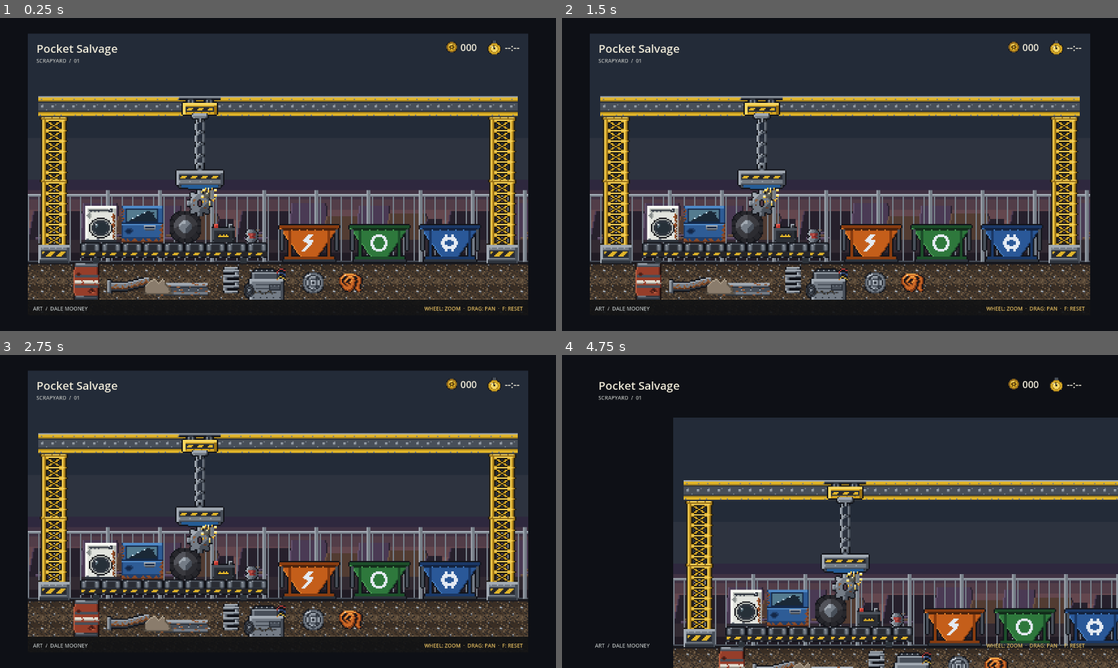
Above: before the commit, frames 1-4 (two rows, left to right).
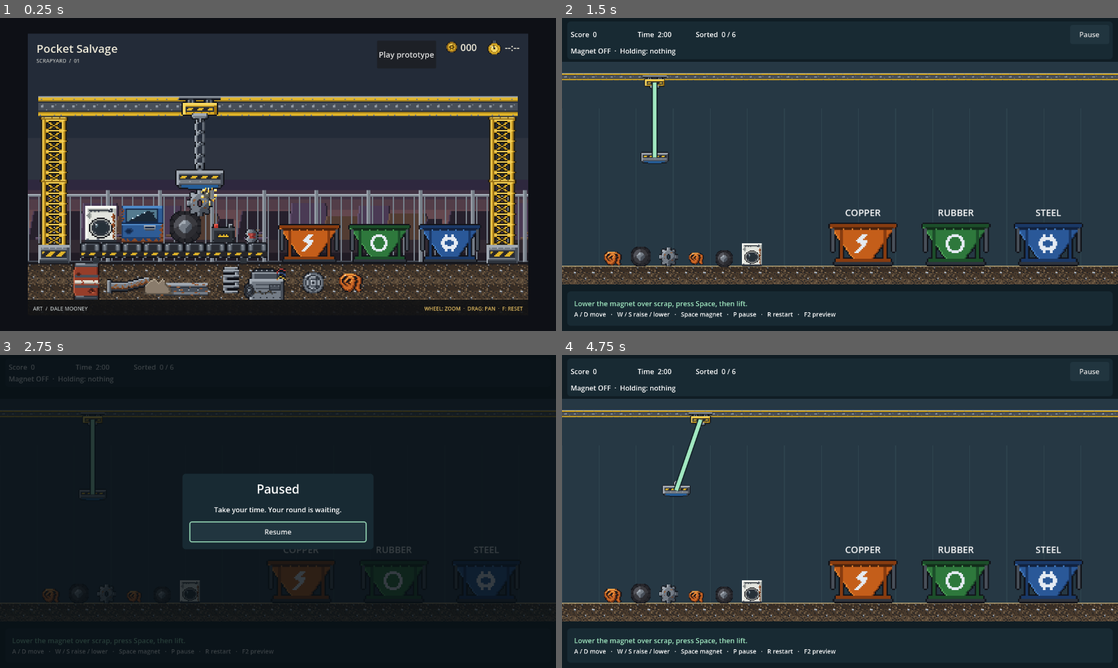
Above: after the commit, the same moments.

Repository: RaresKeY/pocket-salvage
Game: Godot game, scene res://scenes/main.tscn
The game is run twice, just before and just after one commit, with the same random seed, the same clock (stepped at 60 frames per second) and the same inputs.
Inputs (mouse positions are in pixels of both pictures, inside the frame that each line leads up to):
- Up to frame 1 (0.25 s): no input
- Up to frame 2 (1.5 s): click (967, 55) at 0.5 s, where only the run after the commit has a clickable "Play prototype"; click (840, 205) at 1.25 s, where only the run after the commit has a clickable "Start round"
- Up to frame 3 (2.75 s): click (528, 370) at 2 s, where only the run after the commit has a clickable "Pause"
- Up to frame 4 (4.75 s): click (840, 533) at 2.75 s, where only the run after the commit has a clickable "Resume"; tap Space at 3.5, 3.77, 4.07, 4.25 s; move the mouse to (962, 495) at 3.52 s; hold D 3.53-4.25 s; tap P at 3.6 s; click (962, 495) at 3.67 s; tap R at 3.8 s; drag from (728, 527) to (812, 574) at 4.27 s

The runs differ from the first frame. In frame 1, 0.1% of the frame differs, in the area x 68-78%, y 10-14%; in frame 2, 55%; in frame 3, 65%, in the area x 0-100%, y 3-96%; in frame 4, 61%.

Commit message:
Integrate playable salvage round with crane, sorting and HUD

Diff:
--- /dev/null
+++ b/labs/salvage/lab.gd
@@ -0,0 +1,237 @@
+extends Control
+## Playable integration fixture. Subsystems retain their independent labs.
+const Parts = preload("res://scripts/physics/collision_parts_2d.gd")
+const Suspension = preload("res://scripts/crane/suspension_2d.gd")
+const Payload = preload("res://labs/salvage/payload.gd")
+const Layout = preload("res://scripts/level/yard_layout.gd")
+const Backdrop = preload("res://scripts/level/yard_backdrop.gd")
+const Round = preload("res://scripts/round/round_controller.gd")
+const Bin = preload("res://scripts/round/sorting_bin.gd")
+const HUD = preload("res://scripts/ui/round_hud.gd")
+var viewport: SubViewport
+var stage: SubViewportContainer
+var world: Node2D
+var hud: Control
+var round_state: Node
+var suspension: Node2D
+var tip: CharacterBody2D
+var trolley: Sprite2D
+var magnet_sprite: Sprite2D
+var payloads: Array[RigidBody2D] = []
+var bins: Array[Node2D] = []
+var held_body: RigidBody2D
+var magnet_on := false
+var feedback := "Sort copper, rubber and steel into matching bins."
+var feedback_left := 0.0
+var level_variant := 0
+var rebuilding := false
+var finish_reason := ""
+
+func _ready() -> void:
+	var bg := ColorRect.new()
+	bg.color = Color("101d24")
+	bg.set_anchors_and_offsets_preset(PRESET_FULL_RECT)
+	bg.mouse_filter = Control.MOUSE_FILTER_IGNORE
+	add_child(bg)
+	stage = SubViewportContainer.new()
+	stage.stretch = true
+	add_child(stage)
+	viewport = SubViewport.new()
+	viewport.transparent_bg = true
+	viewport.render_target_update_mode = SubViewport.UPDATE_ALWAYS
+	stage.add_child(viewport)
+	round_state = Round.new()
+	add_child(round_state)
+	round_state.changed.connect(_state_changed)
+	round_state.finished.connect(_finished)
+	var hud_layer := CanvasLayer.new()
+	add_child(hud_layer)
+	hud = HUD.new()
+	hud.set_anchors_and_offsets_preset(PRESET_FULL_RECT)
+	hud_layer.add_child(hud)
+	hud.start_requested.connect(start_round)
+	hud.restart_requested.connect(restart_round)
+	hud.pause_requested.connect(toggle_pause)
+	resized.connect(_fit)
+	_build_world()
+	_fit()
+	refresh_hud()
+
+func _fit() -> void:
+	if stage == null: return
+	stage.position = Vector2(0,100)
+	stage.size = Vector2(size.x, maxf(120, size.y - 205))
+	var zoom := minf(stage.size.x / 1200.0, stage.size.y / 480.0)
+	viewport.canvas_transform = Transform2D(0,Vector2.ONE * zoom,0,(stage.size - Vector2(1200,480) * zoom)*0.5)
+
+func _build_world() -> void:
+	rebuilding = true
+	if world != null:
+		viewport.remove_child(world)
+		world.queue_free()
+	payloads.clear()
+	bins.clear()
+	held_body = null
+	magnet_on = false
+	world = Node2D.new()
+	viewport.add_child(world)
+	var layout: Dictionary = Layout.create_layout(level_variant)
+	var backdrop := Backdrop.new()
+	world.add_child(backdrop)
+	backdrop.configure(layout)
+	add_wall(Vector2(600,455),Vector2(1200,30))
+	add_wall(Vector2(-10,240),Vector2(20,480))
+	add_wall(Vector2(1210,240),Vector2(20,480))
+	for entry in layout.scrap:
+		var body := Payload.new()
+		body.configure(entry)
+		world.add_child(body)
+		payloads.append(body)
+	for entry in layout.bins:
+		var bin := Bin.new()
+		bin.configure(entry.material,entry.position,entry.size)
+		world.add_child(bin)
+		bin.delivered.connect(_delivered)
+		bins.append(bin)
+		var label := Label.new()
+		label.text = str(entry.material).to_upper()
+		label.position = entry.position - Vector2(70,80)
+		label.size.x = 140
+		label.horizontal_alignment = HORIZONTAL_ALIGNMENT_CENTER
+		label.add_theme_font_size_override("font_size",20)
+		world.add_child(label)
+	tip = CharacterBody2D.new()
+	tip.collision_layer = 4
+	tip.collision_mask = 1
+	tip.position = layout.crane_anchor + Vector2(0,160)
+	var tip_shape := RectangleShape2D.new()
+	tip_shape.size = Vector2(52,20)
+	Parts.add_solid(tip,tip_shape)
+	world.add_child(tip)
+	magnet_sprite = Sprite2D.new()
+	magnet_sprite.texture = preload("res://assets/bitwright_8x/crane_magnet_01.png")
+	magnet_sprite.scale = Vector2.ONE * 0.2
+	magnet_sprite.texture_filter = CanvasItem.TEXTURE_FILTER_LINEAR
+	tip.add_child(magnet_sprite)
+	trolley = Sprite2D.new()
+	trolley.texture = preload("res://assets/bitwright_8x/crane_trolley.png")
+	trolley.scale = Vector2.ONE * 0.2
+	trolley.texture_filter = CanvasItem.TEXTURE_FILTER_LINEAR
+	world.add_child(trolley)
+	suspension = Suspension.new()
+	world.add_child(suspension)
+	suspension.configure(tip,layout.crane_anchor,160.0)
+	trolley.position = suspension.anchor
+	finish_reason = ""
+	round_state.configure(120.0,payloads.size())
+	rebuilding = false
+	_state_changed()
+
+func add_wall(position: Vector2, dimensions: Vector2) -> void:
+	var wall := StaticBody2D.new()
+	wall.position = position
+	var shape := RectangleShape2D.new()
+	shape.size = dimensions
+	Parts.add_solid(wall,shape)
+	world.add_child(wall)
+
+func start_round() -> void:
+	if round_state.state != &"ready": return
+	round_state.start()
+	feedback = "Lower the magnet over scrap, press Space, then lift."
+	feedback_left = 6.0
+	refresh_hud()
+
+func restart_round() -> void:
+	_build_world()
+	start_round()
+
+func toggle_pause() -> void:
+	if round_state.state == &"running": round_state.set_paused(true)
+	elif round_state.state == &"paused": round_state.set_paused(false)
+
+func _state_changed() -> void:
+	if rebuilding or world == null: return
+	var running: bool = round_state.state == &"running"
+	world.process_mode = Node.PROCESS_MODE_INHERIT if running else Node.PROCESS_MODE_DISABLED
+	for bin in bins: bin.enabled = running
+	refresh_hud()
+
+func _finished(reason: StringName) -> void:
+	finish_reason = "All scrap sorted" if reason == &"all_sorted" else "Time is up"
+	release_load()
+	magnet_on = false
+	refresh_hud()
+
+func _physics_process(delta: float) -> void:
+	if round_state == null or round_state.state != &"running": return
+	var horizontal := float(Input.is_physical_key_pressed(KEY_D) or Input.is_physical_key_pressed(KEY_RIGHT)) - float(Input.is_physical_key_pressed(KEY_A) or Input.is_physical_key_pressed(KEY_LEFT))
+	var reel := float(Input.is_physical_key_pressed(KEY_S) or Input.is_physical_key_pressed(KEY_DOWN)) - float(Input.is_physical_key_pressed(KEY_W) or Input.is_physical_key_pressed(KEY_UP))
+	move_crane(horizontal,reel,delta)
+	if magnet_on and not is_instance_valid(held_body): try_pickup()
+	round_state.tick(delta)
+	feedback_left = maxf(0,feedback_left-delta)
+	refresh_hud()
+
+func move_crane(horizontal: float, reel: float, delta: float) -> void:
+	tip.velocity.x = move_toward(tip.velocity.x,0.0,140.0*delta)
+	suspension.anchor.x = clampf(suspension.anchor.x + horizontal * 220 * delta,80,1120)
+	suspension.cable_length = clampf(suspension.cable_length + reel * 130 * delta,50,335)
+	trolley.position = suspension.anchor
+
+func toggle_magnet() -> void:
+	if round_state.state != &"running": return
+	magnet_on = not magnet_on
+	magnet_sprite.modulate = Color("b8ffdc") if magnet_on else Color.WHITE
+	if not magnet_on: release_load()
+	else: try_pickup()
+	refresh_hud()
+
+func try_pickup() -> void:
+	if not magnet_on or is_instance_valid(held_body): return
+	var candidate: RigidBody2D
+	var nearest := 62.0
+	for body in payloads:
+		if not is_instance_valid(body) or body.delivered or body.held: continue
+		var grip: Vector2 = body.to_global(Vector2(0,-body.dimensions.y*0.5))
+		var distance := tip.global_position.distance_to(grip)
+		if distance >= nearest: continue
+		var ray := PhysicsRayQueryParameters2D.create(tip.global_position,grip,1)
+		if not world.get_world_2d().direct_space_state.intersect_ray(ray).is_empty(): continue
+		candidate = body
+		nearest = distance
+	if candidate != null and suspension.attach(candidate,Vector2(0,-candidate.dimensions.y*0.5)):
+		held_body = candidate
+		candidate.held = true
+		feedback = "Carrying %s — lift above the bin rim, then release." % candidate.material_id
+		feedback_left = 5.0
+
+func release_load() -> void:
+	if is_instance_valid(held_body): held_body.held = false
+	held_body = null
+	if suspension != null: suspension.detach()
+
+func _delivered(body: RigidBody2D, material: StringName) -> void:
+	if not round_state.accept_delivery(body.item_id,body.material_id,material): return
+	feedback = "Correct sort! +100" if body.material_id == material else "Wrong bin. −25"
+	feedback_left = 4.0
+	body.call_deferred("queue_free")
+	refresh_hud()
+
+func refresh_hud() -> void:
+	if hud == null or round_state == null: return
+	hud.present({"state":round_state.state,"score":round_state.score,"time_left":round_state.remaining_time,"correct":round_state.correct_count,"wrong":round_state.wrong_count,"total":payloads.size(),"delivered":round_state.delivered_count,"magnet_on":magnet_on,"held_material":str(held_body.material_id) if is_instance_valid(held_body) else "","feedback":feedback if feedback_left > 0 else "Copper / rubber / steel — match the labeled bins.","finish_reason":finish_reason,"navigation_hint":"F2 preview"})
+
+func _unhandled_key_input(event: InputEvent) -> void:
+	if not event is InputEventKey or not event.pressed or event.echo: return
+	match event.physical_keycode:
+		KEY_SPACE: toggle_magnet()
+		KEY_P, KEY_ESCAPE: toggle_pause()
+		KEY_R: restart_round()
+		KEY_ENTER:
+			if round_state.state == &"ready": start_round()
+		KEY_F2: get_tree().change_scene_to_file("res://scenes/main.tscn")
+
+func _notification(what: int) -> void:
+	if what == NOTIFICATION_WM_WINDOW_FOCUS_OUT and round_state != null and round_state.state == &"running":
+		round_state.set_paused(true)
--- /dev/null
+++ b/labs/salvage/lab.tscn
@@ -0,0 +1,12 @@
+[gd_scene load_steps=2 format=3]
+
+[ext_resource type="Script" path="res://labs/salvage/lab.gd" id="1"]
+
+[node name="SalvagePrototype" type="Control"]
+layout_mode = 3
+anchors_preset = 15
+anchor_right = 1.0
+anchor_bottom = 1.0
+grow_horizontal = 2
+grow_vertical = 2
+script = ExtResource("1")
--- /dev/null
+++ b/labs/salvage/payload.gd
@@ -0,0 +1,36 @@
+extends RigidBody2D
+## Prototype adapter; reusable collision components do not select scrap geometry.
+const Parts = preload("res://scripts/physics/collision_parts_2d.gd")
+var item_id := 0
+var material_id: StringName = &"steel"
+var held := false
+var delivered := false
+var dimensions := Vector2(40, 40)
+var sprite: Sprite2D
+
+func configure(entry: Dictionary) -> void:
+	item_id = entry.id
+	material_id = entry.material
+	position = entry.position
+	dimensions = entry.size
+	mass = entry.mass
+	collision_layer = 2
+	collision_mask = 3
+	continuous_cd = RigidBody2D.CCD_MODE_CAST_SHAPE
+	linear_damp = 1.8
+	angular_damp = 3.0
+	physics_material_override = PhysicsMaterial.new()
+	physics_material_override.friction = 0.8
+	physics_material_override.bounce = 0.12
+	var shape := RectangleShape2D.new()
+	shape.size = dimensions
+	Parts.add_solid(self, shape)
+	sprite = Sprite2D.new()
+	sprite.texture = load(entry.texture)
+	sprite.texture_filter = CanvasItem.TEXTURE_FILTER_LINEAR
+	var scale_factor := minf(dimensions.x / sprite.texture.get_width(), dimensions.y / sprite.texture.get_height())
+	sprite.scale = Vector2.ONE * scale_factor
+	add_child(sprite)
+
+func _ready() -> void:
+	add_to_group("salvage_scrap")
--- a/scripts/scene/yard_preview.gd
+++ b/scripts/scene/yard_preview.gd
@@ -17,12 +17,21 @@
 var dragging := false
 var drag_button := MOUSE_BUTTON_NONE
 var initialized := false
+var play_button: Button
 
 func _ready() -> void:
 	resized.connect(_fit_stage)
 	_fit_stage()
 	set_process(not Engine.is_editor_hint())
 	set_process_input(not Engine.is_editor_hint())
+	if not Engine.is_editor_hint():
+		play_button = Button.new()
+		play_button.text = "Play prototype"
+		play_button.custom_minimum_size = Vector2(132,40)
+		play_button.pressed.connect(func() -> void: get_tree().change_scene_to_file("res://labs/salvage/lab.tscn"))
+		var row := $Presentation/HUD/Header/Row
+		row.add_child(play_button)
+		row.move_child(play_button,1)
 
 func _fit_stage() -> void:
 	stage.position = Vector2.ZERO
@@ -71,6 +80,7 @@
 	viewport.canvas_transform = Transform2D(0.0, Vector2.ONE * zoom, 0.0, size * 0.5 - center * zoom)
 
 func _input(event: InputEvent) -> void:
+	if event is InputEventMouseButton and is_instance_valid(play_button) and play_button.get_global_rect().has_point(event.position): return
 	if event is InputEventMouseButton:
 		if event.button_index in [MOUSE_BUTTON_WHEEL_UP, MOUSE_BUTTON_WHEEL_DOWN] and event.pressed:
 			zoom_at(event.position, (1.0 if event.button_index == MOUSE_BUTTON_WHEEL_UP else -1.0) * event.factor)
--- a/scripts/ui/round_hud.gd
+++ b/scripts/ui/round_hud.gd
@@ -5,6 +5,8 @@
 signal pause_requested
 
 const ArtLab = preload("res://labs/pixel_scaling/lab.gd")
+const CONTROL_HINTS := "A / D move   ·   W / S raise / lower   ·   Space magnet   ·   P pause   ·   R restart"
+var hints_label: Label
 var score_label: Label
 var time_label: Label
 var progress_label: Label
@@ -62,8 +64,8 @@
 	bottom.add_child(foot)
 	feedback_label = _label(foot, "")
 	feedback_label.add_theme_color_override("font_color", Color("a1e8c1"))
-	var hints := _label(foot, "A / D move   ·   W / S raise / lower   ·   Space magnet   ·   P pause   ·   R restart")
-	hints.add_theme_font_size_override("font_size", 14)
+	hints_label = _label(foot, CONTROL_HINTS)
+	hints_label.add_theme_font_size_override("font_size", 14)
 	modal = ColorRect.new()
 	modal.color = Color(0.03, 0.06, 0.08, 0.80)
 	modal.set_anchors_and_offsets_preset(PRESET_FULL_RECT)
@@ -107,6 +109,8 @@
 func present(data: Dictionary) -> void:
 	_pending = data.duplicate()
 	if not is_node_ready(): return
+	var navigation := str(data.get("navigation_hint", ""))
+	hints_label.text = CONTROL_HINTS + ("   ·   " + navigation if not navigation.is_empty() else "")
 	var previous := state
 	state = str(data.get("state", "ready"))
 	var seconds := maxi(0, ceili(float(data.get("time_left", 0.0))))
--- /dev/null
+++ b/tests/salvage_navigation_test.gd
@@ -0,0 +1,55 @@
+extends SceneTree
+
+func _initialize() -> void:
+	call_deferred("run")
+
+func click(button: Button) -> void:
+	var point := button.get_global_rect().get_center()
+	var motion := InputEventMouseMotion.new()
+	motion.position = point
+	motion.global_position = point
+	root.push_input(motion,true)
+	for pressed in [true,false]:
+		var event := InputEventMouseButton.new()
+		event.button_index = MOUSE_BUTTON_LEFT
+		event.position = point
+		event.global_position = point
+		event.pressed = pressed
+		root.push_input(event,true)
+		await process_frame
+	await process_frame
+
+func key(code: Key) -> void:
+	for pressed in [true,false]:
+		var event := InputEventKey.new()
+		event.keycode = code
+		event.physical_keycode = code
+		event.pressed = pressed
+		root.push_input(event)
+		await process_frame
+
+func run() -> void:
+	root.size = Vector2i(768,480)
+	root.notify_mouse_entered()
+	var preview = load("res://scenes/main.tscn").instantiate()
+	root.add_child(preview)
+	current_scene = preview
+	for frame in 3: await process_frame
+	assert(root.get_visible_rect().encloses(preview.play_button.get_global_rect()))
+	await click(preview.play_button)
+	var lab = current_scene
+	assert(lab.scene_file_path == "res://labs/salvage/lab.tscn")
+	await click(lab.hud.action)
+	assert(lab.round_state.state == &"running")
+	await key(KEY_SPACE)
+	assert(lab.magnet_on)
+	await key(KEY_P)
+	assert(lab.round_state.state == &"paused")
+	await click(lab.hud.action)
+	assert(lab.round_state.state == &"running")
+	await key(KEY_R)
+	assert(not lab.magnet_on and lab.round_state.score == 0)
+	await key(KEY_F2)
+	assert(current_scene.scene_file_path == "res://scenes/main.tscn")
+	print("SALVAGE_NAVIGATION_TEST_OK main launch, mouse start, keyboard magnet/pause/restart, mouse resume, preview return")
+	quit()
--- /dev/null
+++ b/tests/salvage_test.gd
@@ -0,0 +1,102 @@
+extends SceneTree
+var lab
+var simulated := 0.0
+
+func _initialize() -> void:
+	call_deferred("run")
+
+func step(horizontal := 0.0, reel := 0.0, frames := 1) -> void:
+	for frame in frames:
+		await physics_frame
+		if lab.round_state.state == &"running":
+			lab.move_crane(horizontal,reel,1.0/60.0)
+			lab.round_state.tick(1.0/60.0)
+			simulated += 1.0/60.0
+
+func move_x(target: float) -> void:
+	for frame in 400:
+		var delta: float = target - lab.suspension.anchor.x
+		if absf(delta) < 0.1: break
+		await step(clampf(delta / (220.0/60.0),-1,1))
+
+func reel_to(target: float) -> void:
+	for frame in 200:
+		var delta: float = target - lab.suspension.cable_length
+		if absf(delta) < 0.1: break
+		await step(0,clampf(delta / (130.0/60.0),-1,1))
+
+func run() -> void:
+	root.size = Vector2i(1280,720)
+	lab = load("res://labs/salvage/lab.tscn").instantiate()
+	root.add_child(lab)
+	await process_frame
+	lab.set_physics_process(false)
+	assert(lab.round_state.state == &"ready")
+	lab.hud.start_requested.emit()
+	assert(lab.round_state.state == &"running")
+	await step(0,0,60)
+	for delivery_index in 6:
+		var item: RigidBody2D
+		for candidate in lab.payloads:
+			if is_instance_valid(candidate) and not candidate.delivered:
+				item = candidate
+				break
+		await reel_to(90)
+		await move_x(item.position.x)
+		await reel_to(335)
+		await step(0,0,90)
+		if not lab.magnet_on: lab.toggle_magnet()
+		for frame in 180:
+			lab.try_pickup()
+			if is_instance_valid(lab.held_body): break
+			await step()
+		assert(is_instance_valid(lab.held_body),"Crane must pick a nearby item")
+		item = lab.held_body
+		await reel_to(80)
+		await step(0,0,120)
+		assert(item.position.y < 220,"Suspension lifts actual rigid body")
+		if delivery_index == 0:
+			lab.toggle_pause()
+			var before: Vector2 = item.position
+			var before_tip: Vector2 = lab.tip.position
+			var time_before: float = lab.round_state.remaining_time
+			for frame in 30: await physics_frame
+			assert(item.position.is_equal_approx(before) and lab.tip.position.is_equal_approx(before_tip))
+			assert(lab.round_state.remaining_time == time_before and lab.held_body == item)
+			lab.toggle_pause()
+		var target_bin: Node2D
+		for bin in lab.bins:
+			if bin.material_id == item.material_id: target_bin = bin
+		await move_x(target_bin.position.x)
+		for frame in 240:
+			await step()
+			if absf(item.position.x-target_bin.position.x)<28 and absf(item.linear_velocity.x)<25: break
+		var before_count: int = lab.round_state.delivered_count
+		lab.toggle_magnet()
+		for frame in 240:
+			await step()
+			if lab.round_state.delivered_count > before_count: break
+		assert(lab.round_state.delivered_count == before_count+1,"Released item enters bin")
+		assert(lab.round_state.wrong_count == 0)
+		print("SALVAGE_DELIVERY count=%d elapsed=%.2f" % [lab.round_state.delivered_count,simulated])
+	assert(lab.round_state.state == &"finished")
+	assert(lab.round_state.score == 600 and lab.round_state.correct_count == 6)
+	assert(lab.hud.modal.visible)
+	lab.hud.restart_requested.emit()
+	assert(lab.round_state.state == &"running" and lab.round_state.score == 0)
+	assert(lab.payloads.size() == 6 and not lab.magnet_on and lab.held_body == null)
+	for frame in 4: await physics_frame
+	assert(lab.round_state.delivered_count == 0)
+	var timeout_load: RigidBody2D = lab.payloads[0]
+	lab.held_body = timeout_load
+	timeout_load.held = true
+	lab.magnet_on = true
+	lab.suspension.attach(timeout_load)
+	lab.round_state.tick(121)
+	assert(not timeout_load.held and lab.held_body == null and lab.suspension.attached_body == null)
+	for bin in lab.bins: assert(not bin.enabled)
+	assert(lab.round_state.state == &"finished" and lab.finish_reason == "Time is up")
+	print("SALVAGE_TEST_OK full six-item physics round, pause carrying, score, completion, restart, timeout")
+	lab.queue_free()
+	await process_frame
+	quit()
Not shown, added: labs/salvage/lab.gd.uid
Not shown, added: labs/salvage/payload.gd.uid
Not shown, added: tests/salvage_navigation_test.gd.uid
Not shown, added: tests/salvage_test.gd.uid
Not shown, changed: TODO.md
Not shown, changed: design/_readme.md
Not shown, added: design/salvage_prototype.md
Not shown, changed: specs/_readme.md
Not shown, changed: specs/project.md
Not shown, changed: specs/round_hud.md
Not shown, added: specs/salvage_prototype.md
Not shown, changed: specs/scene_preview.md
